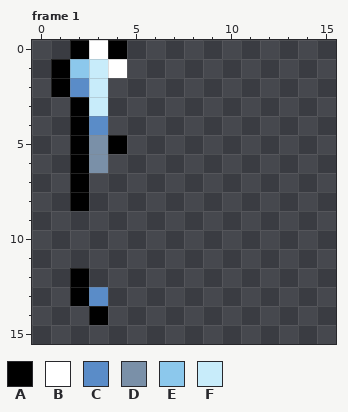
Pixel-art file -- resources/gfx/gear/main_hand/frost/FrostIcicleSpear-Up.aseprite. Above is the file before it was changed.
16x16 pixels, 4 frames. Shown: frame 1. The commit also changed other frames, which this record leaves out.
Palette (. is transparent): A #000000  B #ffffff  C #5a8cc8  D #7a90a8  E #8cc8ec  F #c8ecfa
Pixels before, frame 1, first column x 1:
 0 .ABA
 1 AEFB
 2 ACF.
 3 .AF.
 4 .AC.
 5 .ADA
 6 .AD.
 7 .A..
 8 .A..
 9 ....
10 ....
11 ....
12 .A..
13 .AC.
14 ..A.
And afterwards:
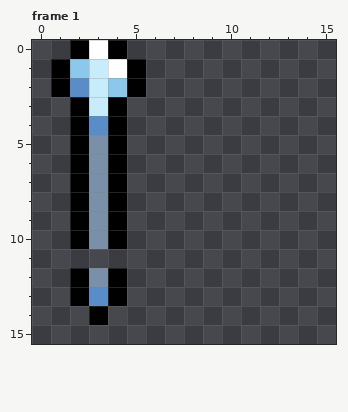
Diff:
Changed rows in their new state; - is an unchanged pixel.
Frame 1, layer "Main Hand":
first column x 2:
 1 ---A
 2 --EA
 3 --A-
 4 --A-
 6 --A-
 7 -DA-
 8 -DA-
 9 ADA-
10 ADA-
12 -DA-
13 --A-
